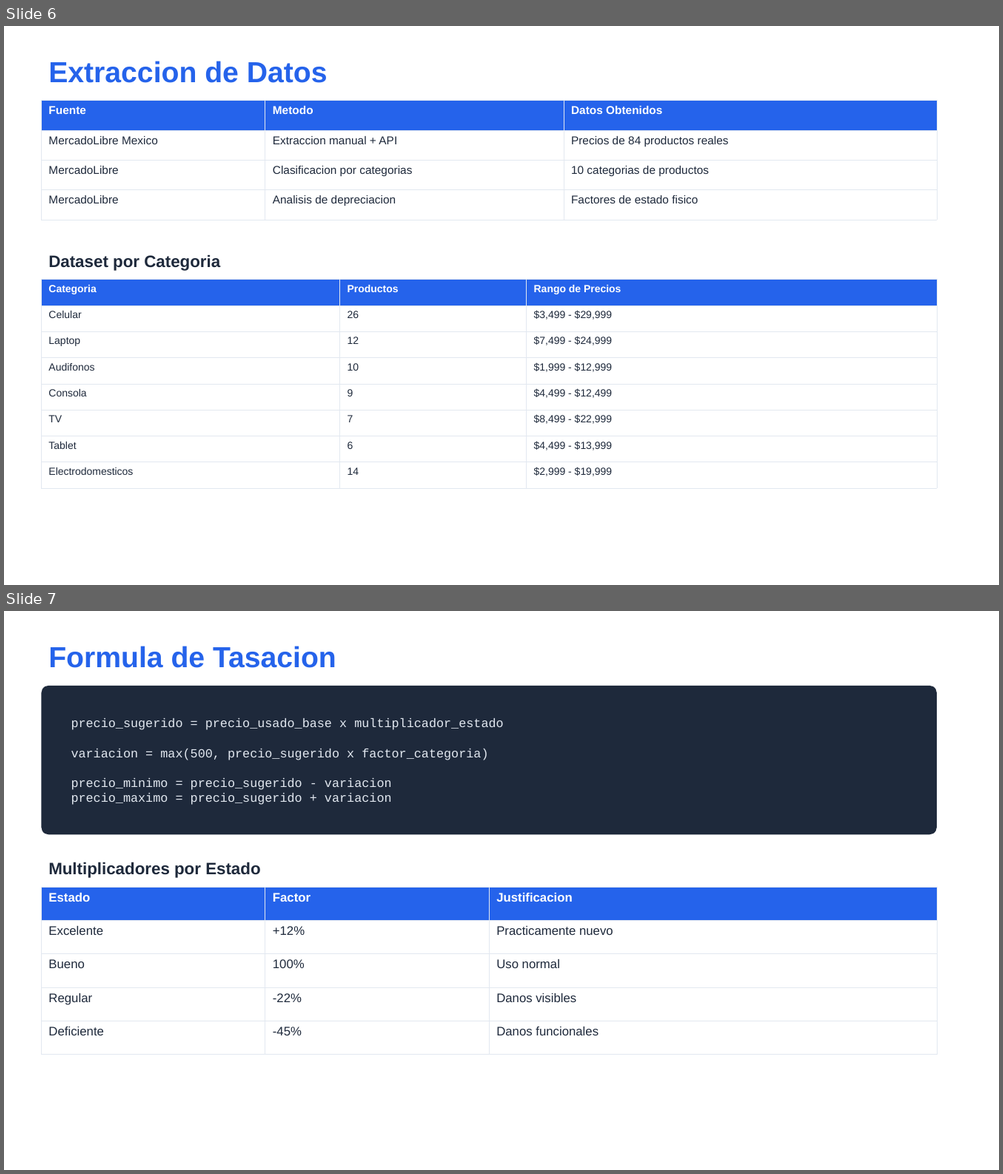
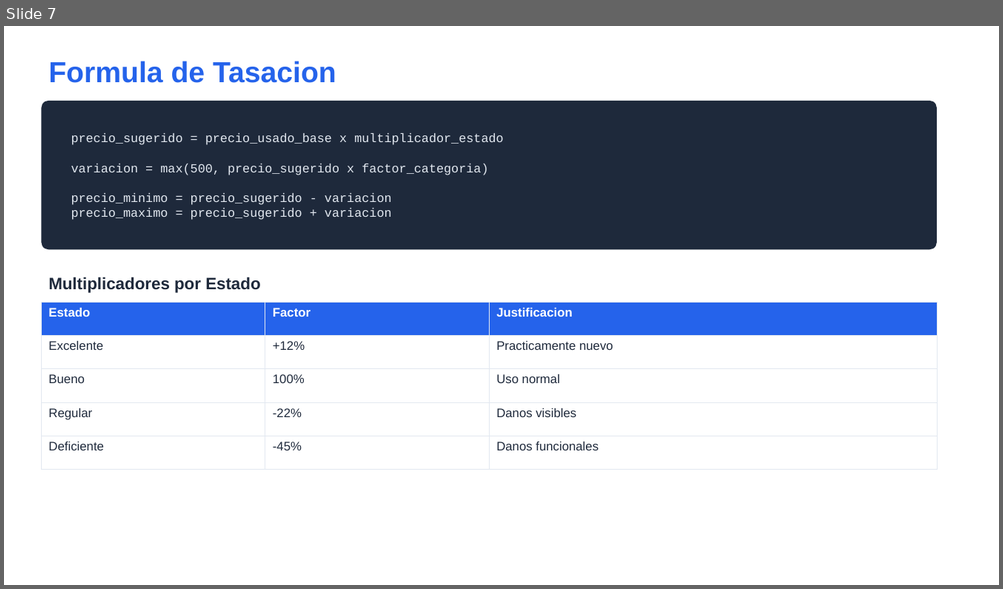
Before and after one commit to OscarEL1/smartvaluation, a slide deck: presentacion/SmartValuation_Presentacion.pptx. Shown one above the other, each under a label of ours: slides 6 and 7 before the commit, slide 7 after it. The pictures are 1003x1174 and 1003x589 pixels, drawn with LibreOffice and Linux fonts; fonts in the diff are those of the drawing. Boxes give left, top, right and bottom in pixels: in the first picture for what was removed or moved away, otherwise in the second. Text is boxed around its words. In the diff, an @@ line names an element or a change of style, - is before the commit and + after.

```diff
--- a/presentacion/SmartValuation_Presentacion.pptx
+++ b/presentacion/SmartValuation_Presentacion.pptx
@@ slide 6 removed at (4, 26, 999, 585), background #FFFFFF @@
@@ text removed at (48, 61, 327, 83) @@
-Extraccion de Datos
@@ table removed at (41, 101, 936, 210), 4 rows, 3 columns @@
-Fuente | Metodo | Datos Obtenidos
-MercadoLibre Mexico | Extraccion manual + API | Precios de 84 productos reales
-MercadoLibre | Clasificacion por categorias | 10 categorias de productos
-MercadoLibre | Analisis de depreciacion | Factores de estado fisico
@@ text removed at (48, 255, 220, 271) @@
-Dataset por Categoria
@@ table removed at (41, 280, 936, 480), 8 rows, 3 columns @@
-Categoria | Productos | Rango de Precios
-Celular | 26 | $3,499 - $29,999
-Laptop | 12 | $7,499 - $24,999
-Audifonos | 10 | $1,999 - $12,999
-Consola | 9 | $4,499 - $12,499
-TV | 7 | $8,499 - $22,999
-Tablet | 6 | $4,499 - $13,999
-Electrodomesticos | 14 | $2,999 - $19,999
```
Also in this commit, not shown: 6 slides changed, 8 slides added, 1 other slide removed, 5 other files.
